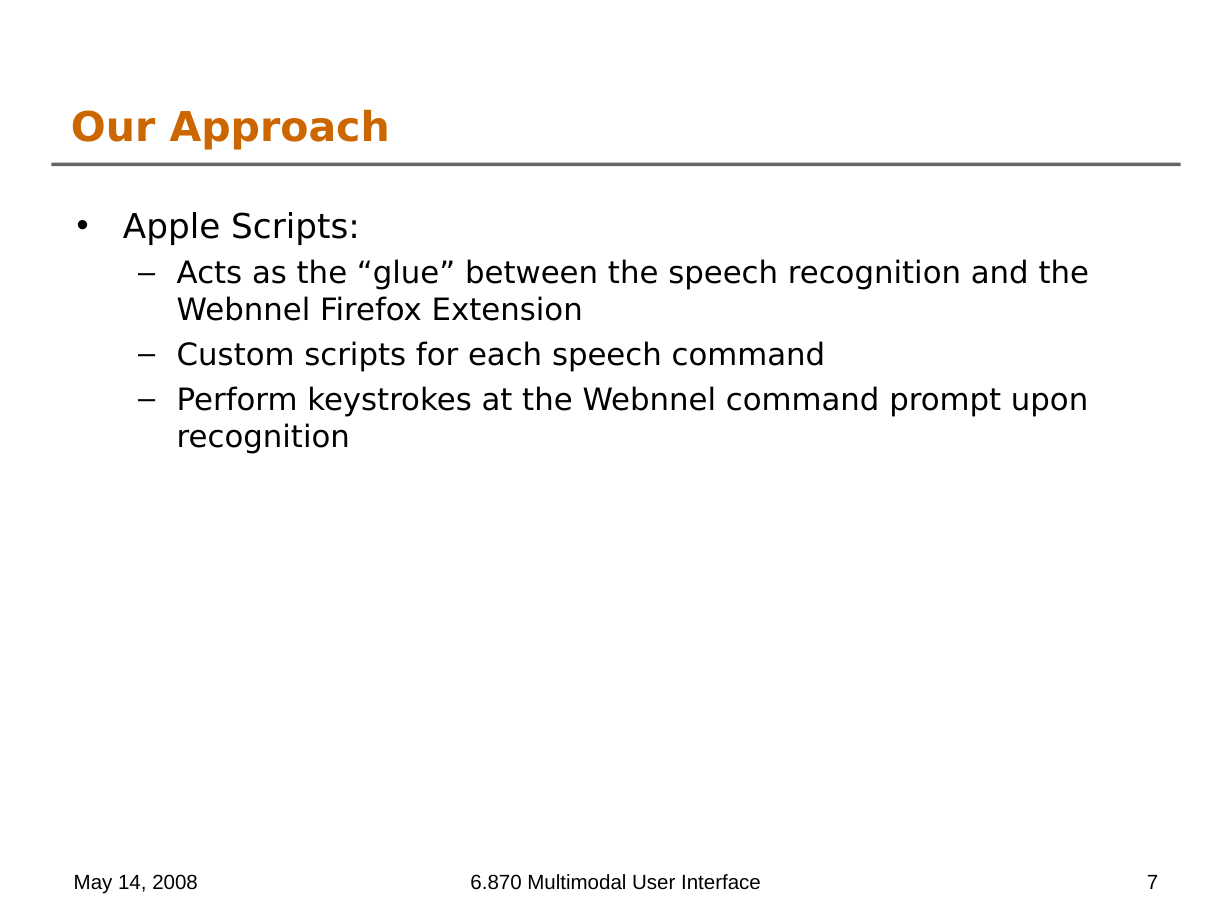
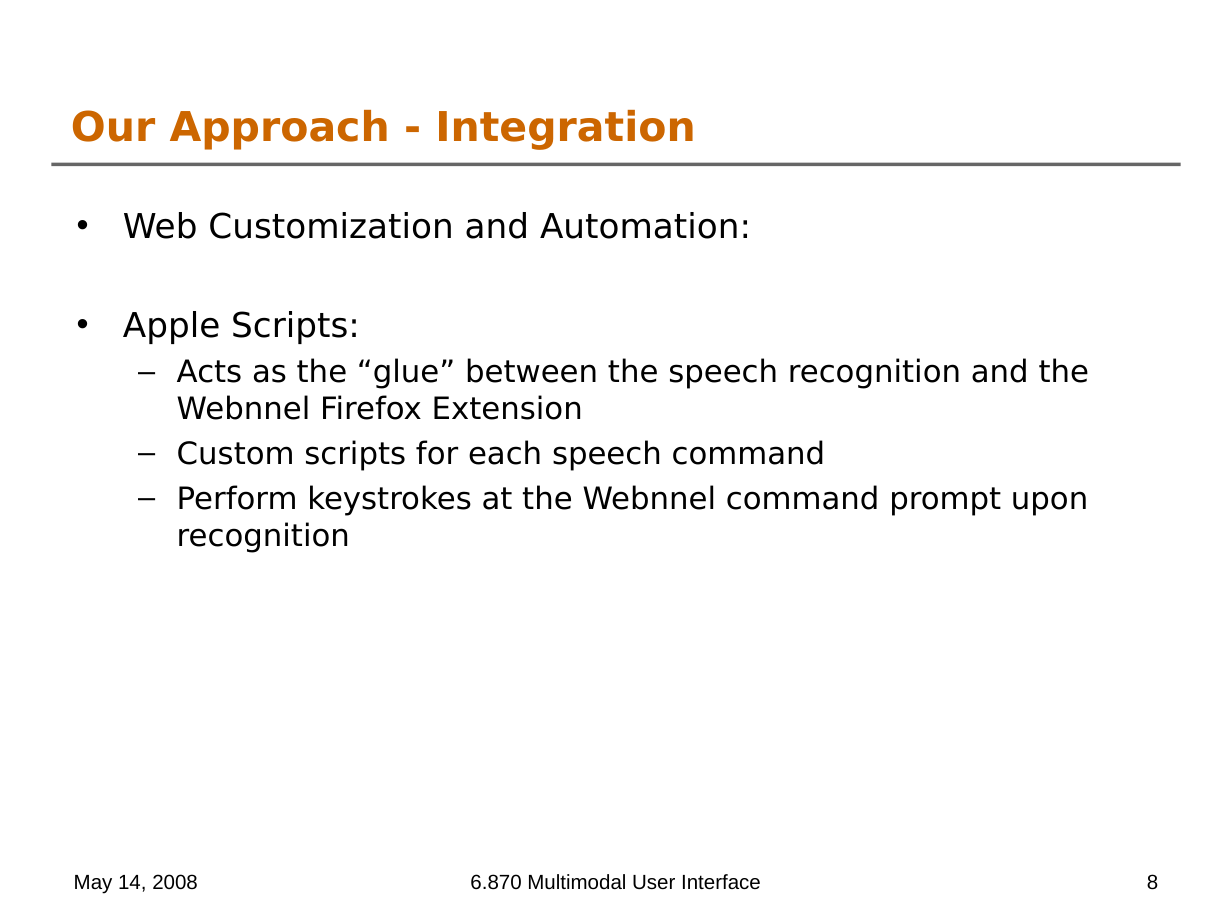
Before and after one commit to oshanis/webnnel, a slide deck: slide 8 of docs/6.870 Final Project Presentation.ppt (slide 7 before the commit). Drawn at 1232x924 pixels with LibreOffice and Linux fonts; fonts in the diff are those of the drawing; background and template pictures are left out. Boxes give left, top, right and bottom in pixels: in the first picture for what was removed or moved away, otherwise in the second. Text is boxed around its words. In the diff, an @@ line names an element or a change of style, - is before the commit and + after.

```diff
--- a/docs/6.870 Final Project Presentation.ppt
+++ b/docs/6.870 Final Project Presentation.ppt
@@ title at box(71, 109, 695, 150): text changed @@
-Our Approach
+Our Approach - Integration
@@ text at box(123, 212, 751, 239): paragraph added @@
+• Web Customization and Automation:
@@ page number at box(1147, 874, 1158, 890): text changed @@
-7
+8
```
Also in this commit, not shown: 3 other slides changed, 2 slides added.
